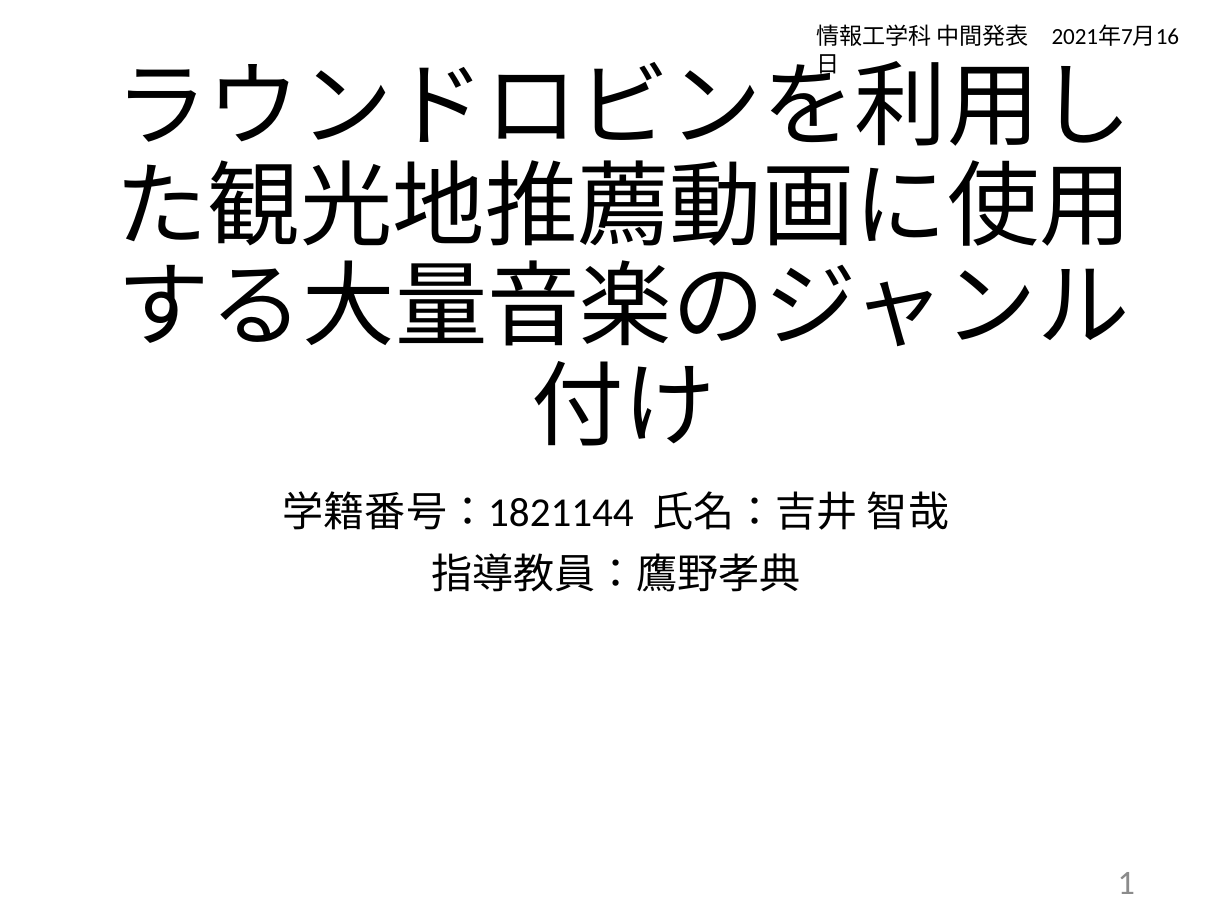
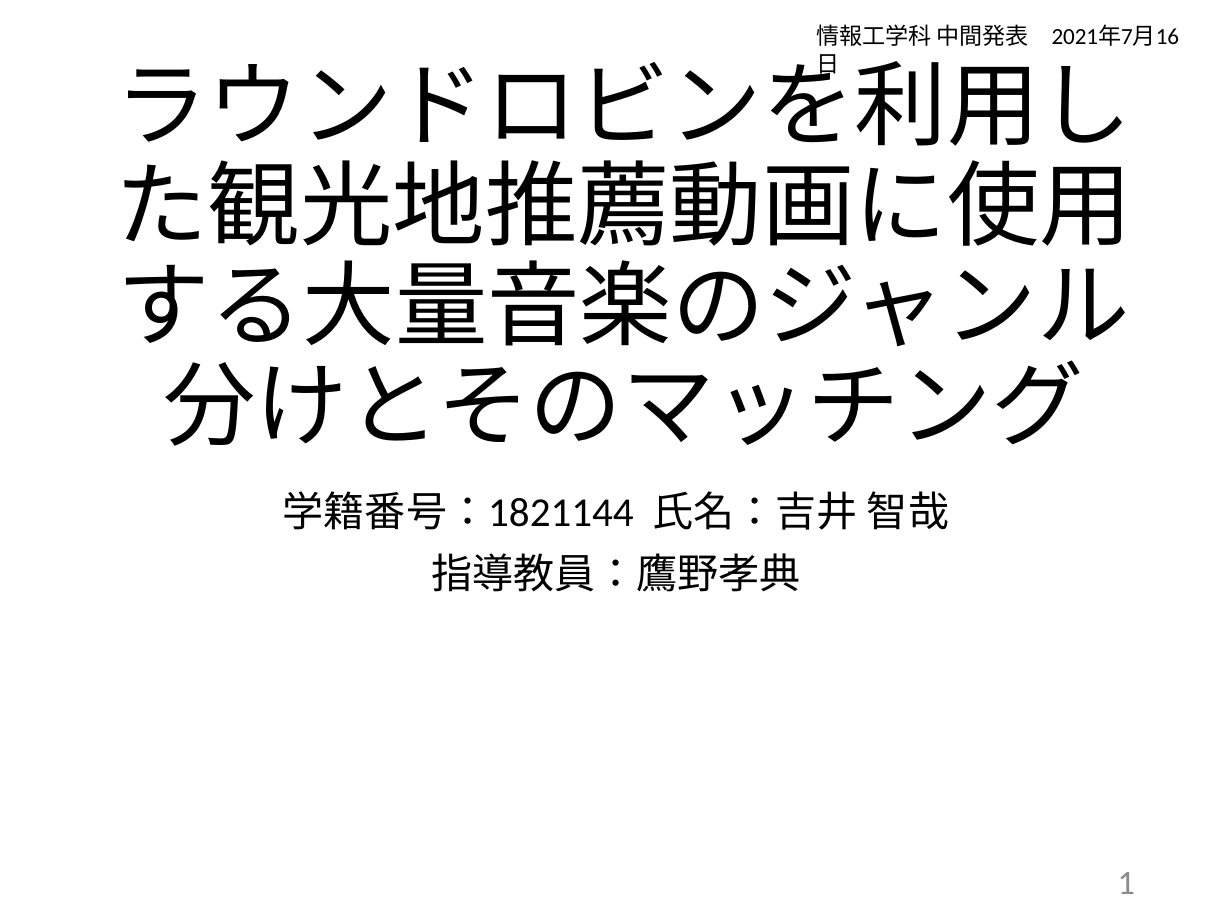
Before and after one commit to kait-takanolab/1821144-yoshii-thesis, a slide deck: slide 1 of 学部_中間発表_1821144.pptx. Drawn at 1232x924 pixels with LibreOffice and Linux fonts; fonts in the diff are those of the drawing. Boxes give left, top, right and bottom in pixels: in the first picture for what was removed or moved away, otherwise in the second. Text is boxed around its words. In the diff, an @@ line names an element or a change of style, - is before the commit and + after.

```diff
--- a/学部_中間発表_1821144.pptx
+++ b/学部_中間発表_1821144.pptx
@@ title at box(115, 45, 1131, 446): text changed @@
-ラウンドロビンを利用した観光地推薦動画に使用する大量音楽のジャンル付け
+ラウンドロビンを利用した観光地推薦動画に使用する大量音楽のジャンル分けとそのマッチング
```
Also in this commit, not shown: 5 other slides changed.
